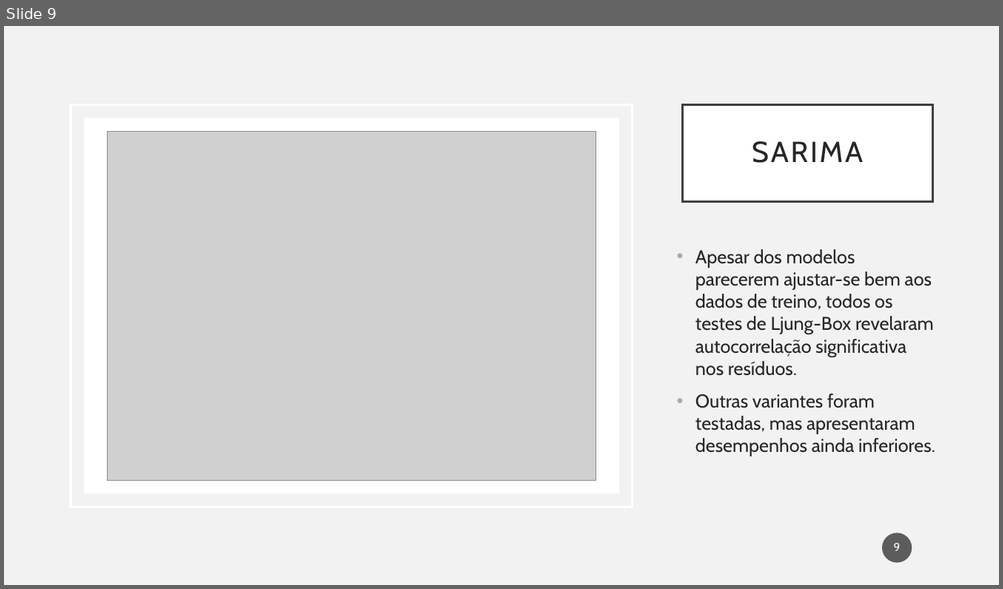
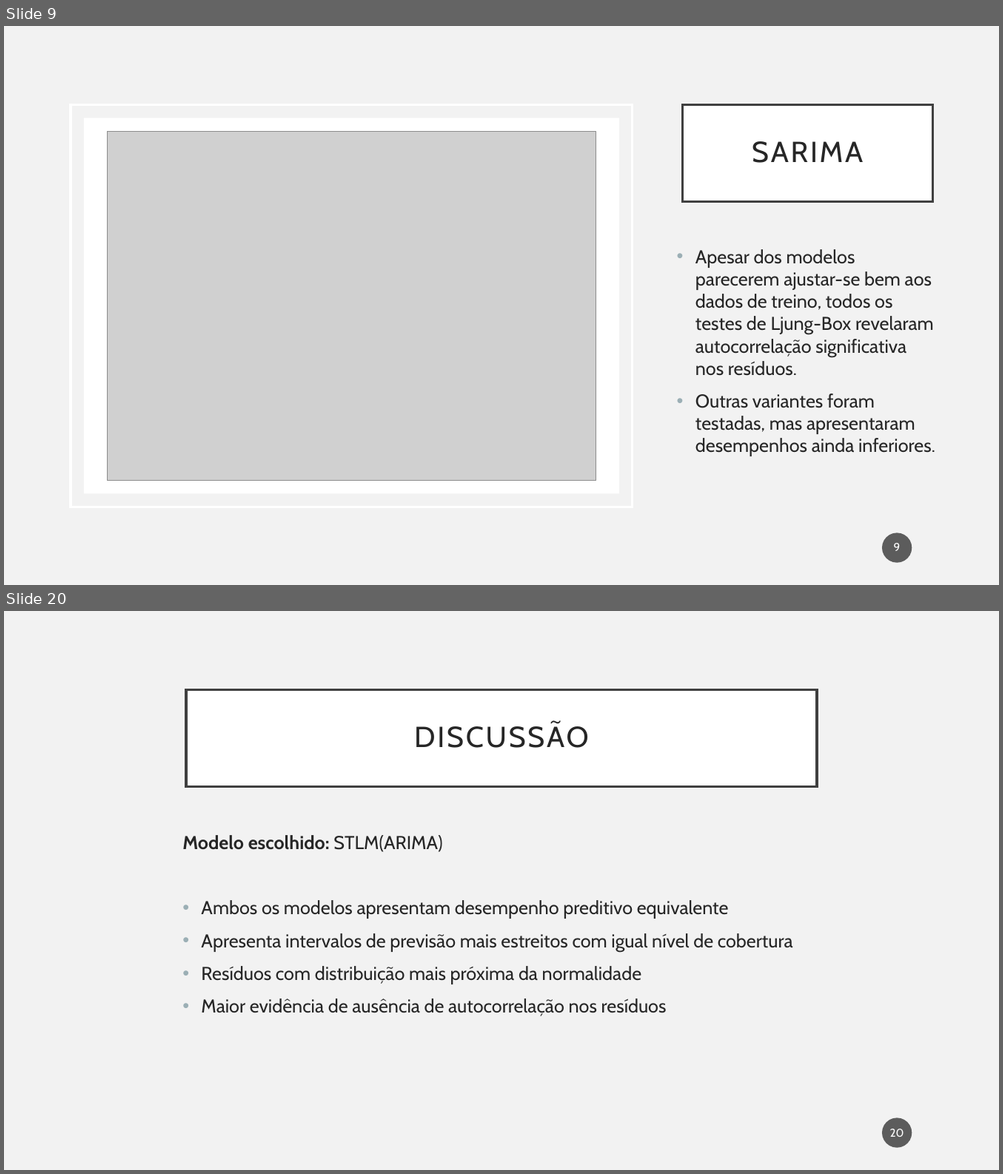
Before and after one commit to Hugoverissimo21/ElectricityForecastES, a slide deck: slides.pptx. Shown one above the other, each under a label of ours: slide 9 before the commit, slides 9 and 20 after it; the slides between them are not shown. The pictures are 1003x589 and 1003x1174 pixels, drawn with LibreOffice and Linux fonts; fonts in the diff are those of the drawing; grey boxes stand for pictures. Boxes give left, top, right and bottom in pixels: in the first picture for what was removed or moved away, otherwise in the second. Text is boxed around its words. In the diff, an @@ line names an element or a change of style, - is before the commit and + after.

```diff
--- a/slides.pptx
+++ b/slides.pptx
@@ slide 20 added at (4, 611, 999, 1170), background #F2F2F2 @@
@@ title added at (186, 689, 817, 786), fill #FFFFFF, outline #404040 2.5 pt, 28 pt, text #262626 @@
+DISCUSSÃO
@@ text added at (182, 835, 793, 1017), 18 pt, text #262626 @@
+Modelo escolhido: STLM(ARIMA)
+• Ambos os modelos apresentam desempenho preditivo equivalente
+• Apresenta intervalos de previsão mais estreitos com igual nível de cobertura
+• Resíduos com distribuição mais próxima da normalidade
+• Maior evidência de ausência de autocorrelação nos resíduos
@@ page number added at (882, 1119, 912, 1148), fill #1D1D1D at 70% opacity, 11 pt, text #FFFFFF @@
+20
```
Also in this commit, not shown: 6 slides changed, 5 other slides added, 5 slides removed, 1 other file.
